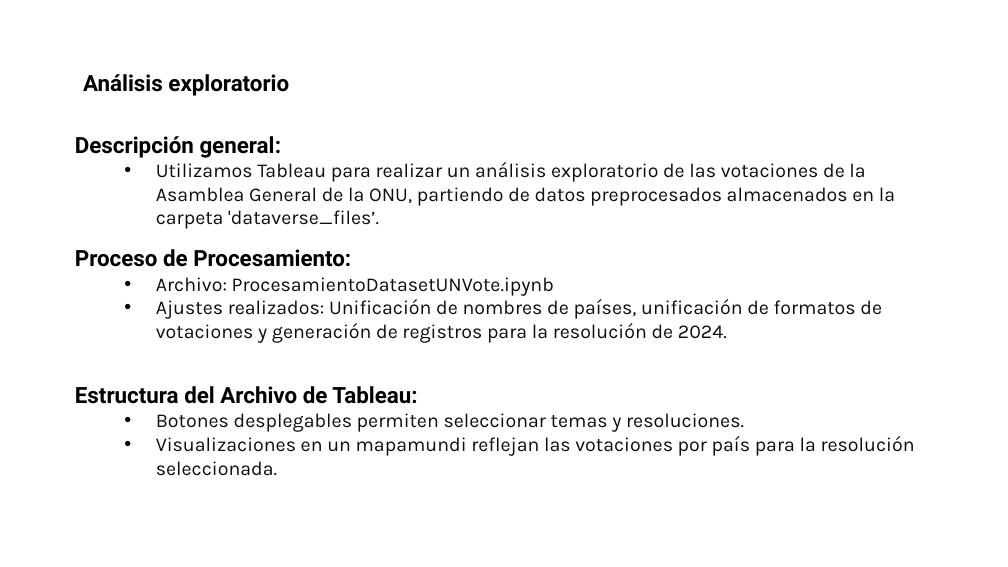
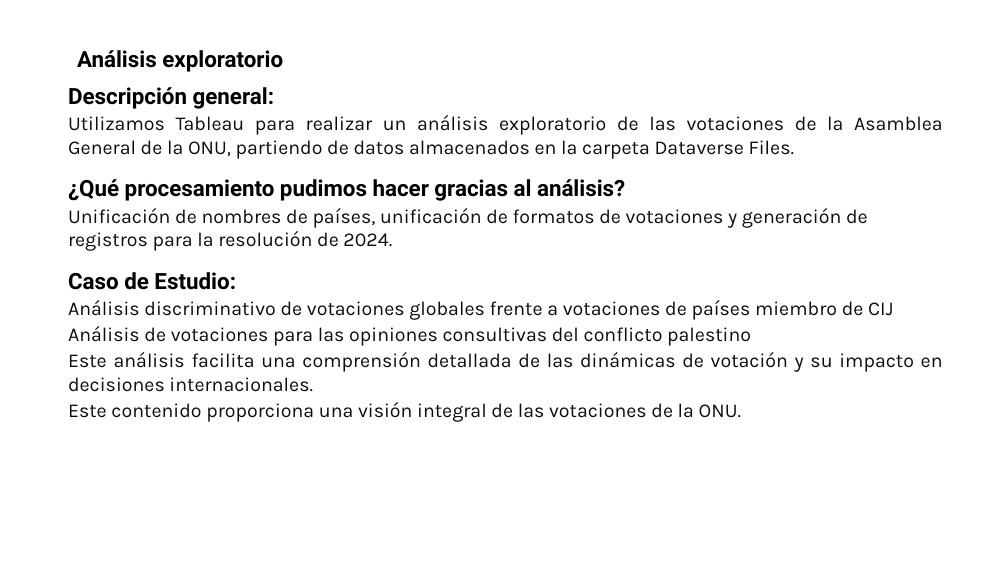
Before and after one commit to pardo2410/ProyectoFinalBootcampBigData, a slide deck: slide 6 of 00 - Presentacion/Data Divers - Presentacion v3.pptx (slide 14 before the commit). Drawn at 1008x567 pixels with LibreOffice and Linux fonts; fonts in the diff are those of the drawing; background and template pictures are left out. Boxes give left, top, right and bottom in pixels: in the first picture for what was removed or moved away, otherwise in the second. Text is boxed around its words. In the diff, an @@ line names an element or a change of style, - is before the commit and + after.

Commit message:
Actualizado el archivo PDF y el pptx

```diff
--- a/00 - Presentacion/Data Divers - Presentacion v3.pptx
+++ b/00 - Presentacion/Data Divers - Presentacion v3.pptx
@@ text "Análisis exploratorio" moved from (x1=83, y1=74, x2=289, y2=96) to (x1=77, y1=50, x2=283, y2=72) @@
@@ text "Descripción general:" moved from (x1=75, y1=136, x2=915, y2=476) to (x1=68, y1=87, x2=943, y2=422) @@
@@ text at (x1=68, y1=87, x2=275, y2=109): line spacing 2 to 1.5 @@
@@ text removed at (x1=192, y1=74, x2=390, y2=96) @@
-PMI (Project Management Institute)
@@ text at (x1=68, y1=115, x2=943, y2=422): text changed @@
-  • Utilizamos Tableau para realizar un análisis exploratorio de las votaciones de la Asamblea General de la ONU, partiendo de datos preprocesados almacenados en la carpeta 'dataverse_files’.
-Proceso de Procesamiento:
-  • Archivo: ProcesamientoDatasetUNVote.ipynb
-  • Ajustes realizados: Unificación de nombres de países, unificación de formatos de votaciones y generación de registros para la resolución de 2024.
-Estructura del Archivo de Tableau:
-  • Botones desplegables permiten seleccionar temas y resoluciones.
-  • Visualizaciones en un mapamundi reflejan las votaciones por país para la resolución seleccionada.
+Utilizamos Tableau para realizar un análisis exploratorio de las votaciones de la Asamblea General de la ONU, partiendo de datos almacenados en la carpeta Dataverse Files.
+¿Qué procesamiento pudimos hacer gracias al análisis?
+Unificación de nombres de países, unificación de formatos de votaciones y generación de registros para la resolución de 2024.
+Caso de Estudio:
+Análisis discriminativo de votaciones globales frente a votaciones de países miembro de CIJ
+Análisis de votaciones para las opiniones consultivas del conflicto palestino
+Este análisis facilita una comprensión detallada de las dinámicas de votación y su impacto en decisiones internacionales.
+Este contenido proporciona una visión integral de las votaciones de la ONU.
```
Also in this commit, not shown: 12 other slides changed, 6 slides added, 6 slides removed, 1 other file.
